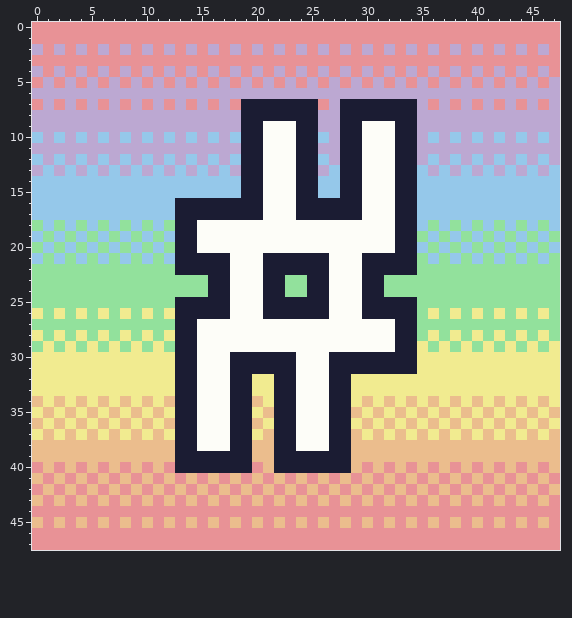
File history of a pixel-art file, media/icon.ase. Above: the version before the commit.
48x48 pixels, 1 frame.
And afterwards:
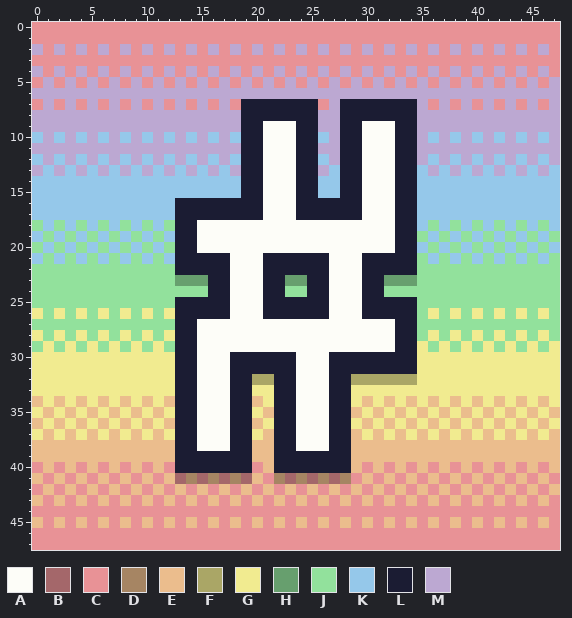
Palette (. is transparent): A #fdfdf8  B #a4676a  C #e89296  D #a68563  E #ebbd8d  F #aaa666  G #f1eb90  H #679f6e  J #92e19c  K #95c8ea  L #1b1c33  M #bca8d2
Diff:
--- layer "#"
@@ x 11..36 @@
 22 JJLLLLLAAALLLLLLAAALLLLLJJ
-23 JJJJJLLAAALLJJLLAAALLJJJJJ
+23 JJHHHLLAAALLHHLLAAALLHHHJJ
 24 JJJJJLLAAALLJJLLAAALLJJJJJ
@@ x 18..36 @@
 31 LLLLLLAAALLLLLLLLGG
-32 LLGGLLAAALLGGGGGGGG
+32 LLFFLLAAALLFFFFFFGG
 33 LLGGLLAAALLGGGGGGGG
@@ x 11..30 @@
 40 ECLLLLLLLCELLLLLLLEC
-41 CECECECECECECECECECE
+41 CEBDBDBDBECDBDBDBDCE
 42 ECECECECECECECECECEC
Pixel boxes of the changes (left, top, right, bottom) in both pictures:
changed: (175, 275, 208, 286)
changed: (285, 275, 307, 286)
changed: (384, 275, 417, 286)
changed: (252, 374, 274, 385)
changed: (351, 374, 417, 385)
changed: (175, 473, 351, 484)
